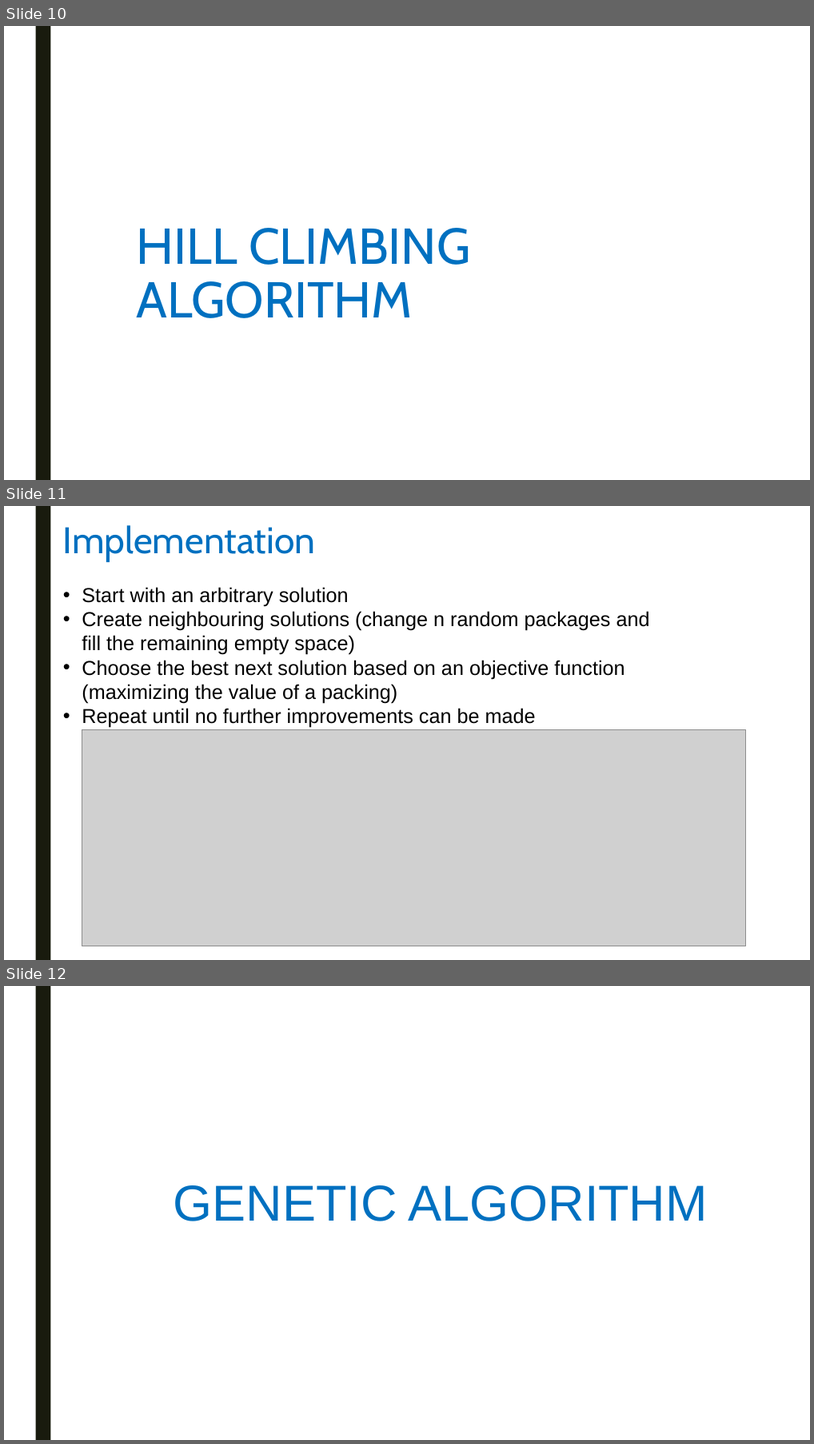
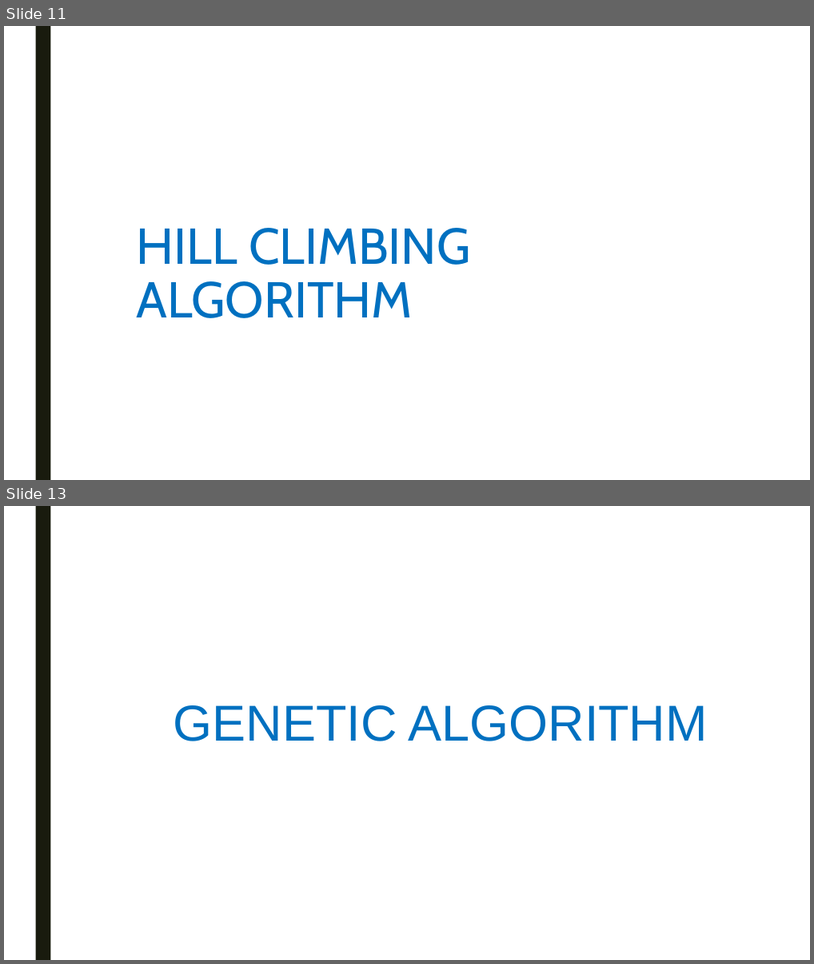
Before and after one commit to swengeler/PP3, a slide deck: Report, presentation and related stuff/Knapsack_problem.pptx. Shown one above the other, each under a label of ours: slides 10, 11 and 12 before the commit, slides 11 and 13 after it; the slides between them are not shown. The pictures are 814x1444 and 814x964 pixels, drawn with LibreOffice and Linux fonts; fonts in the diff are those of the drawing; grey boxes stand for pictures. Boxes give left, top, right and bottom in pixels: in the first picture for what was removed or moved away, otherwise in the second. Text is boxed around its words. In the diff, an @@ line names an element or a change of style, - is before the commit and + after.

```diff
--- a/Report, presentation and related stuff/Knapsack_problem.pptx
+++ b/Report, presentation and related stuff/Knapsack_problem.pptx
@@ slide 11 removed at [4, 506, 810, 960], background #FFFFFF; not listed: 1 template element that a slide beside it also shows @@
@@ title removed at [63, 525, 315, 562] @@
-Implementation
@@ text removed at [82, 587, 650, 728] @@
-• Start with an arbitrary solution
-• Create neighbouring solutions (change n random packages and fill the remaining empty space)
-• Choose the best next solution based on an objective function (maximizing the value of a packing)
-• Repeat until no further improvements can be made
@@ picture removed at [82, 730, 747, 946] @@
@@ what was slide 10 is now slide 11 @@
@@ what was slide 12 is now slide 13 @@
```
Also in this commit, not shown: 11 slides changed, 5 slides added, 2 other slides removed.
